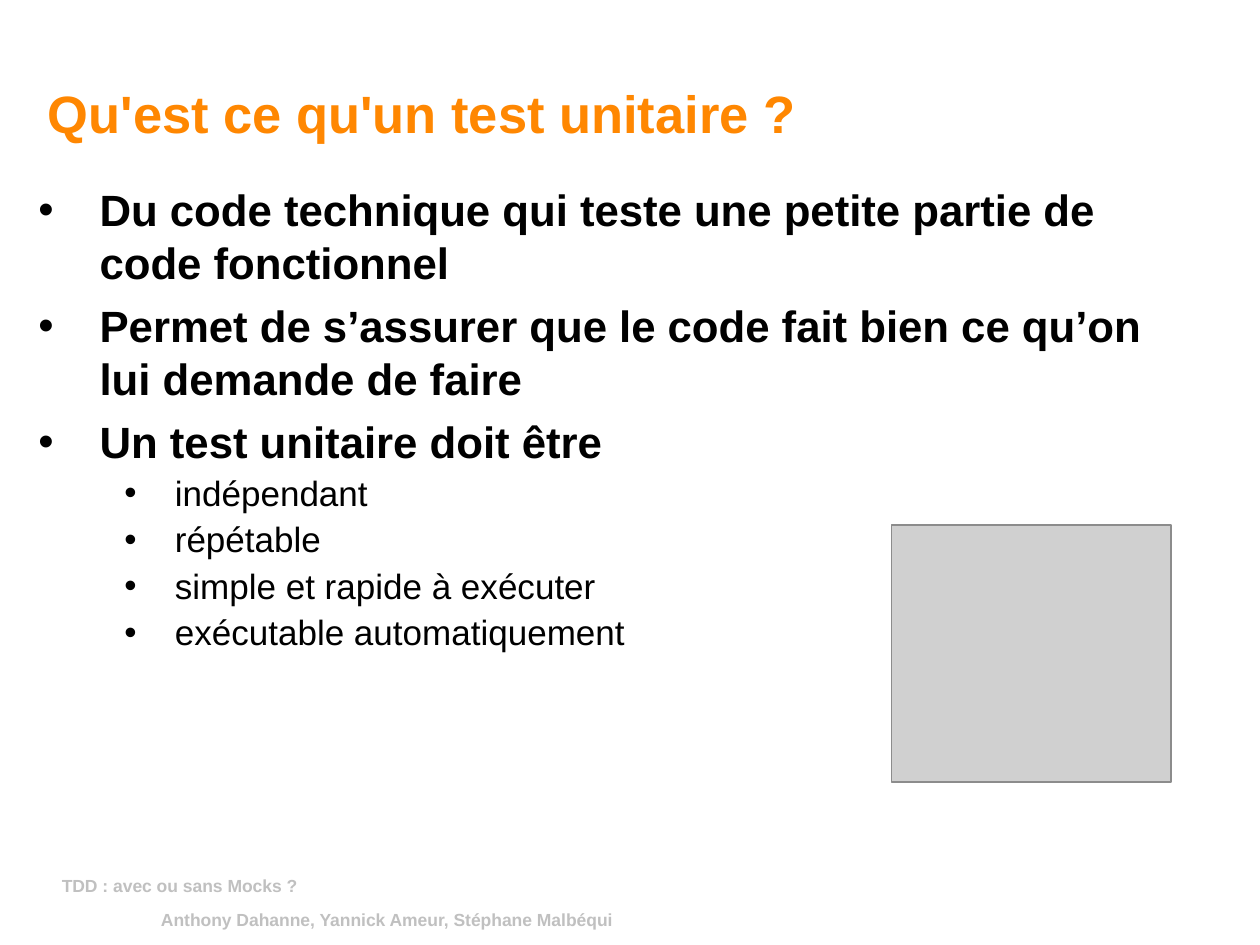
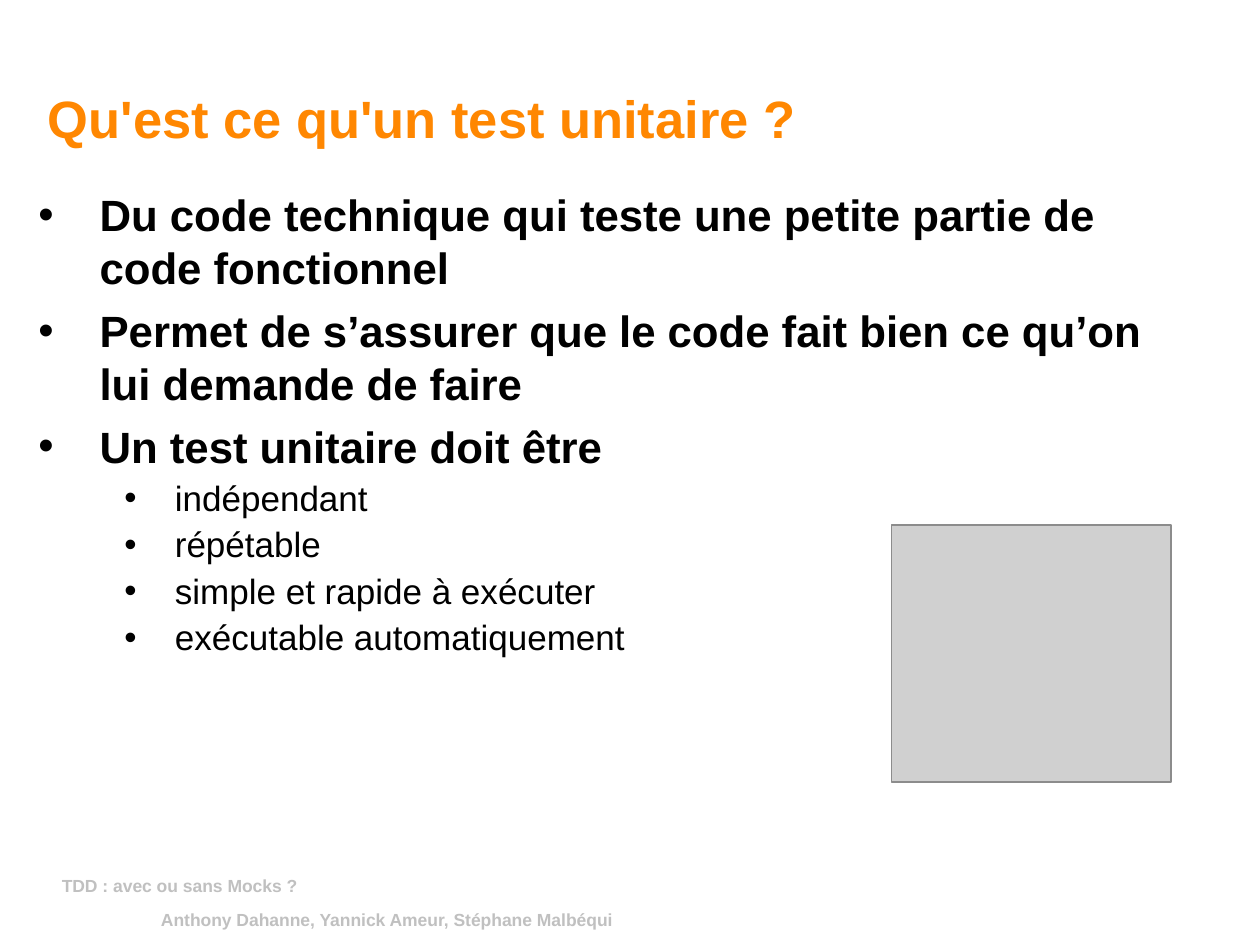
Before and after one commit to yannickameur/tddavecousansmock, a slide deck: slide 4 of tddavecousansmock/tdd_avec_ou_sans_mock.odp. Drawn at 1260x945 pixels with LibreOffice and Linux fonts; fonts in the diff are those of the drawing; grey boxes stand for pictures; background and template pictures are left out. Boxes give left, top, right and bottom in pixels: in the first picture for what was removed or moved away, otherwise in the second. Text is boxed around its words. In the diff, an @@ line names an element or a change of style, - is before the commit and + after.

```diff
--- a/tddavecousansmock/tdd_avec_ou_sans_mock.odp
+++ b/tddavecousansmock/tdd_avec_ou_sans_mock.odp
@@ title "Qu'est ce qu'un test unitaire ...": place and size @@
-title "Qu'est ce qu'un test unitaire ..." at (48,95,748,144)
+title "Qu'est ce qu'un test unitaire ..." at (48,100,748,149)
@@ text "Du code technique qui teste ...": place and size @@
-text "Du code technique qui teste ..." at (100,194,1141,652)
+text "Du code technique qui teste ..." at (100,199,1141,657)
```
Also in this commit, not shown: 4 other slides changed, 2 slides added, 1 slide removed.
